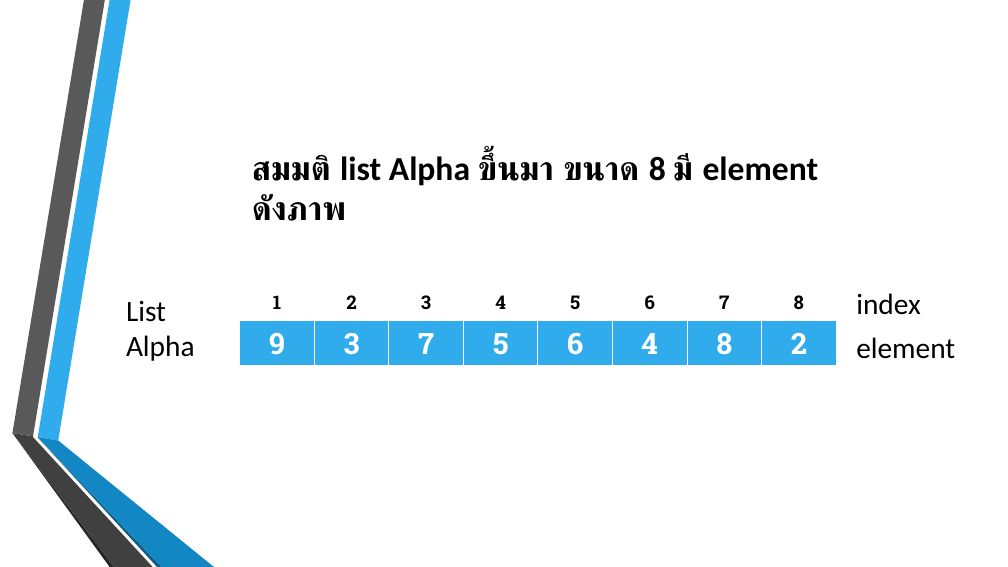
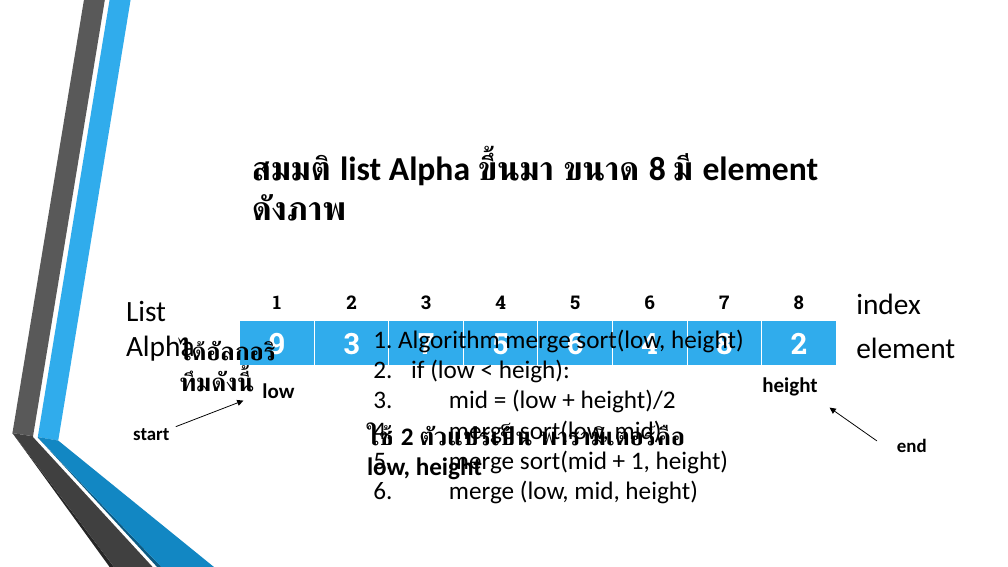
Before and after one commit to billowdev/report-external-sorted, a slide deck: slide 5 of external_merge.pptx. Drawn at 1008x567 pixels with LibreOffice and Linux fonts; fonts in the diff are those of the drawing; background and template pictures are left out. Boxes give left, top, right and bottom in pixels: in the first picture for what was removed or moved away, otherwise in the second. Text is boxed around its words. In the diff, an @@ line names an element or a change of style, - is before the commit and + after.

```diff
--- a/external_merge.pptx
+++ b/external_merge.pptx
@@ text added at [373, 327, 743, 504], 24 pt, text #000000 @@
+1. Algorithm merge sort(low, height)
+2. if (low < heigh):
+3. mid = (low + height)/2
+4. merge sort(low, mid)
+5. merge sort(mid + 1, height)
+6. merge (low, mid, height)
@@ text added at [180, 341, 274, 392], 24 pt, text #000000, bold @@
+ได้อัลกอริทึมดังนี้
@@ text added at [262, 383, 294, 398], 20 pt, text #000000, bold @@
+low
@@ text added at [762, 377, 817, 396], 20 pt, text #000000, bold @@
+height
@@ arrow added from (176, 426) to (243, 401), #000000 0.75 pt @@
@@ arrow added from (877, 441) to (830, 408), #000000 0.75 pt @@
@@ text added at [133, 428, 169, 440], 18 pt, text #000000, bold @@
+start
@@ text added at [367, 426, 685, 478], 24 pt, text #000000, bold @@
+ใช้ 2 ตัวแปรเป็น พารามิเตอร์คือ low, height
@@ text added at [897, 438, 927, 452], 18 pt, text #000000, bold @@
+end
```
Also in this commit, not shown: 8 other slides changed, 12 slides added, 3 slides removed, 4 other files.
